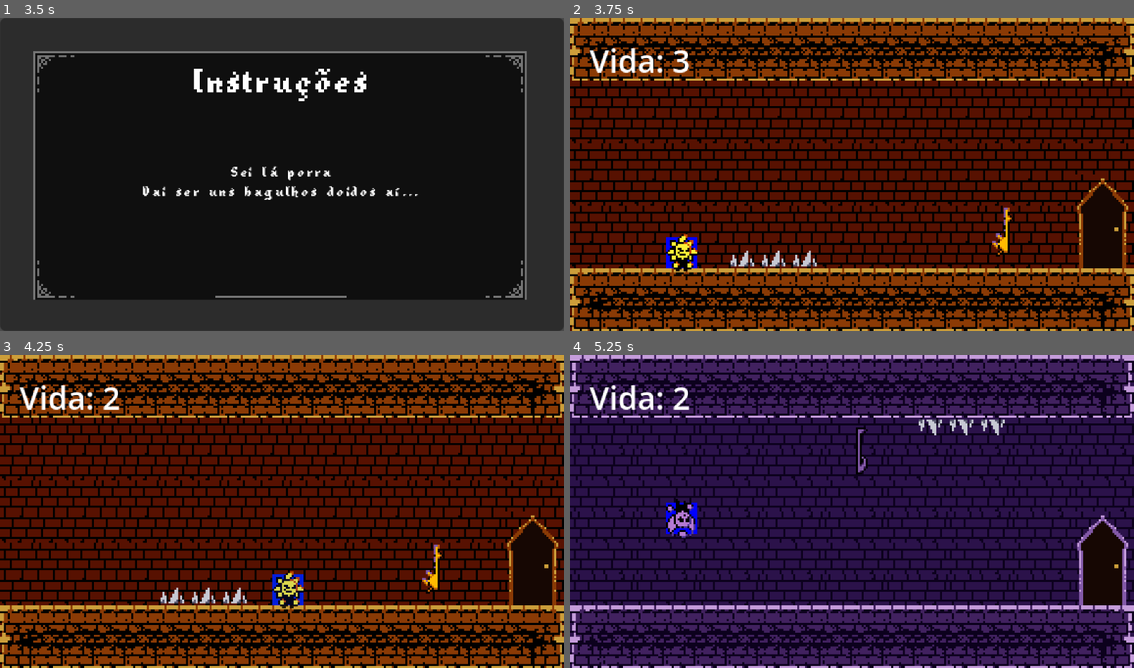
Above: before the commit, frames 1-4 (two rows, left to right).
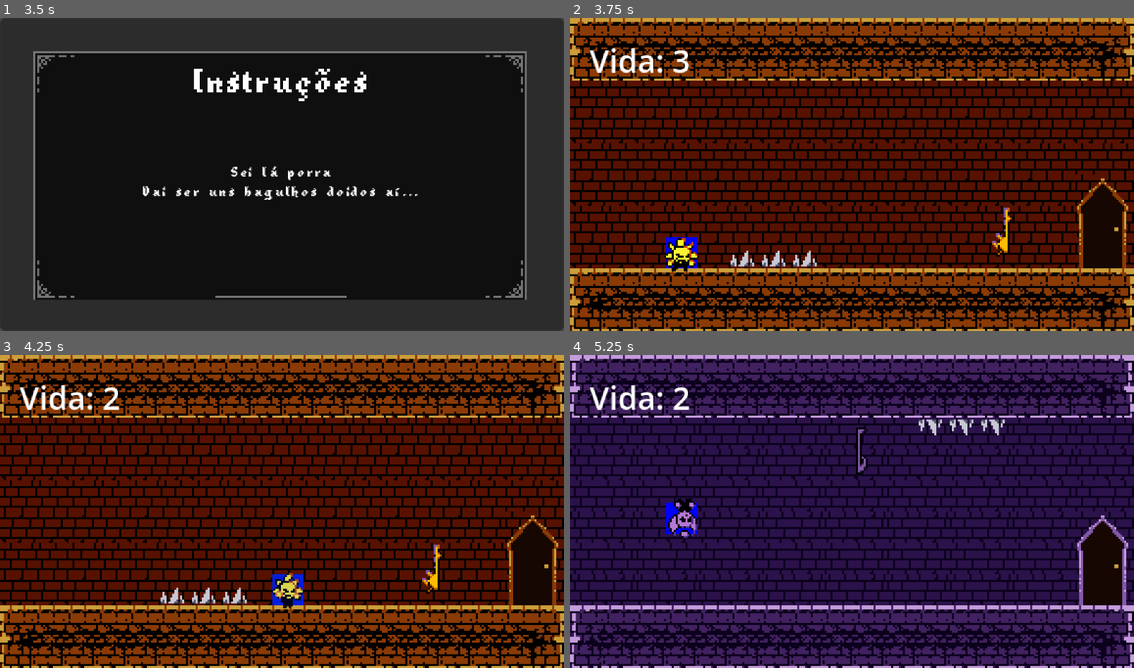
Above: after the commit, the same moments.

Repository: ygcs796/jogo-gamejam-djuff
Game: Godot game, scene res://cenarios/title_screen.tscn
The game is run twice, just before and just after one commit, with the same random seed, the same clock (stepped at 60 frames per second) and the same inputs.
Inputs:
- Up to frame 1 (3.5 s): tap Enter (ui_accept) at 0.5, 1.52, 1.55, 1.82, 3.02, 3.05, 3.32 s; hold Enter (ui_accept) 0.53-1.28 s; hold Right (ui_right) 0.53-2.03 s; tap Shift (swap) at 1.35, 2.85 s; hold Left (ui_left) 2.03-2.78 s; hold Enter (ui_accept) 2.03-2.78 s; hold Right (ui_right) from 2.78 s (still down)
- Up to frame 2 (3.75 s): keep holding Right (ui_right); hold Enter (ui_accept) from 3.53 s (still down)
- Up to frame 3 (4.25 s): keep holding Right (ui_right); keep holding Enter (ui_accept)
- Up to frame 4 (5.25 s): release Right (ui_right) at 4.28 s; release Enter (ui_accept) at 4.28 s; hold Left (ui_left) 4.28-5.03 s; tap Shift (swap) at 4.35 s; tap Enter (ui_accept) at 4.52, 4.55, 4.82 s; hold Right (ui_right) from 5.03 s (still down); hold Enter (ui_accept) from 5.03 s (still down)

Frame 1 is identical in both runs. In frame 2, 0.4% of the frame differs, in the area x 16-23%, y 68-82%; in frame 3, 0.3%; in frame 4, 0.4%.

Commit message:
Animação quase finalizada
Com o que tenho, acho que a animação tá quase finalizada, só faltam os sprites de movimentação do boneco

Diff:
--- a/elementos/player.tscn
+++ b/elementos/player.tscn
@@ -45,6 +45,14 @@
 
 [sub_resource type="SpriteFrames" id="SpriteFrames_bx7h5"]
 animations = [{
+"frames": [{
+"duration": 1.0,
+"texture": SubResource("AtlasTexture_6nh78")
+}],
+"loop": true,
+"name": &"idle",
+"speed": 5.0
+}, {
 "frames": [{
 "duration": 1.0,
 "texture": SubResource("AtlasTexture_6nh78")
@@ -119,6 +127,14 @@
 "frames": [{
 "duration": 1.0,
 "texture": SubResource("AtlasTexture_bx7h5")
+}],
+"loop": true,
+"name": &"idle",
+"speed": 5.0
+}, {
+"frames": [{
+"duration": 1.0,
+"texture": SubResource("AtlasTexture_bx7h5")
 }, {
 "duration": 1.2,
 "texture": SubResource("AtlasTexture_qs04g")
@@ -170,12 +186,9 @@
 shape = SubResource("RectangleShape2D_a7ywf")
 
 [node name="animacao_lumina" type="AnimatedSprite2D" parent="." unique_id=1591275898]
-visible = false
 sprite_frames = SubResource("SpriteFrames_bx7h5")
-animation = &"pulando"
-frame_progress = 0.26570934
+animation = &"idle"
 
 [node name="animacao_umbra" type="AnimatedSprite2D" parent="." unique_id=1479206718]
 sprite_frames = SubResource("SpriteFrames_c137f")
-animation = &"pulando"
-frame_progress = 0.701553
+animation = &"idle"
--- a/scripts/player.gd
+++ b/scripts/player.gd
@@ -41,7 +41,6 @@
 func _apply_state():
 	# Alterna skin
 	animacao_lumina.visible = (state == State.GROUND)
-
 	animacao_umbra.visible = (state == State.CEILING)
 
 func _physics_process(delta):
@@ -63,27 +62,45 @@
 		jump_dir = 1.0   # pula pra baixo
 
 	if Input.is_action_just_pressed("ui_accept") and on_surface:
-		if animacao_lumina.visible:
-			animacao_lumina.play("pulando")
-		elif animacao_umbra.visible:
-			animacao_umbra.play("pulando")
+		#if animacao_lumina.visible:
+			#animacao_lumina.play("pulando")
+		#elif animacao_umbra.visible:
+			#animacao_umbra.play("pulando")
 		velocity.y = JUMP_VELOCITY * jump_dir
 
 	var dir = Input.get_axis("ui_left", "ui_right")
 	velocity.x = dir * SPEED
 	# pela direção, decidindo se a animação vai ser invertida ou não
-	if dir > 0:
-		if animacao_lumina.visible:
-			animacao_lumina.flip_h = false
-		elif animacao_umbra.visible:
-			animacao_umbra.flip_h = false
-	elif dir < 0:
-		if animacao_lumina.visible:
-			animacao_lumina.flip_h = true
-		elif animacao_umbra.visible:
-			animacao_umbra.flip_h = true
+	#if dir > 0:
+		#if animacao_lumina.visible:
+			#animacao_lumina.flip_h = false
+		#elif animacao_umbra.visible:
+			#animacao_umbra.flip_h = false
+	#elif dir < 0:
+		#if animacao_lumina.visible:
+			#animacao_lumina.flip_h = true
+		#elif animacao_umbra.visible:
+			#animacao_umbra.flip_h = true
 
 	move_and_slide()
+
+	var animacao = animacao_lumina if state==State.GROUND else animacao_umbra
+	_update_animation(animacao)
+
+func _update_animation(animated_sprite: AnimatedSprite2D):
+	if velocity.x > 0:
+		animated_sprite.flip_h = false
+	elif velocity.x < 0:
+		animated_sprite.flip_h = true
+
+	if velocity.y != 0:
+		animated_sprite.play("pulando")
+	elif velocity.x != 0:
+		#animated_sprite.play("walk")
+		pass
+	else:
+		animated_sprite.play("idle")
+		pass
 
 func take_damage(normal: Vector2):
 	tomou_dano.emit()
